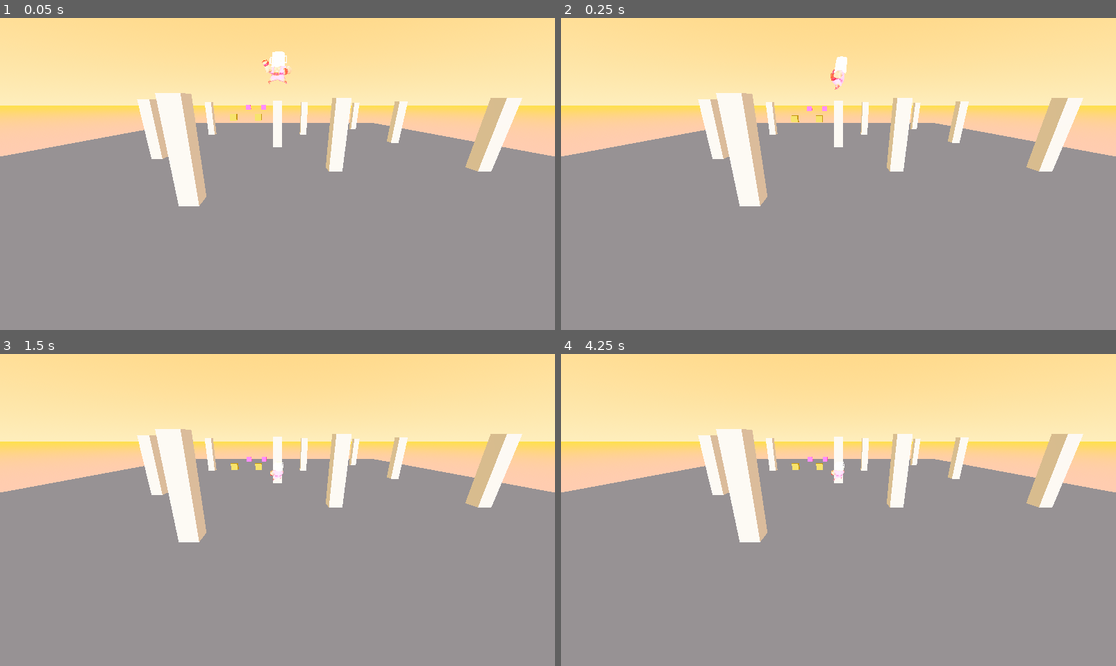
Above: before the commit, frames 1-4 (two rows, left to right).
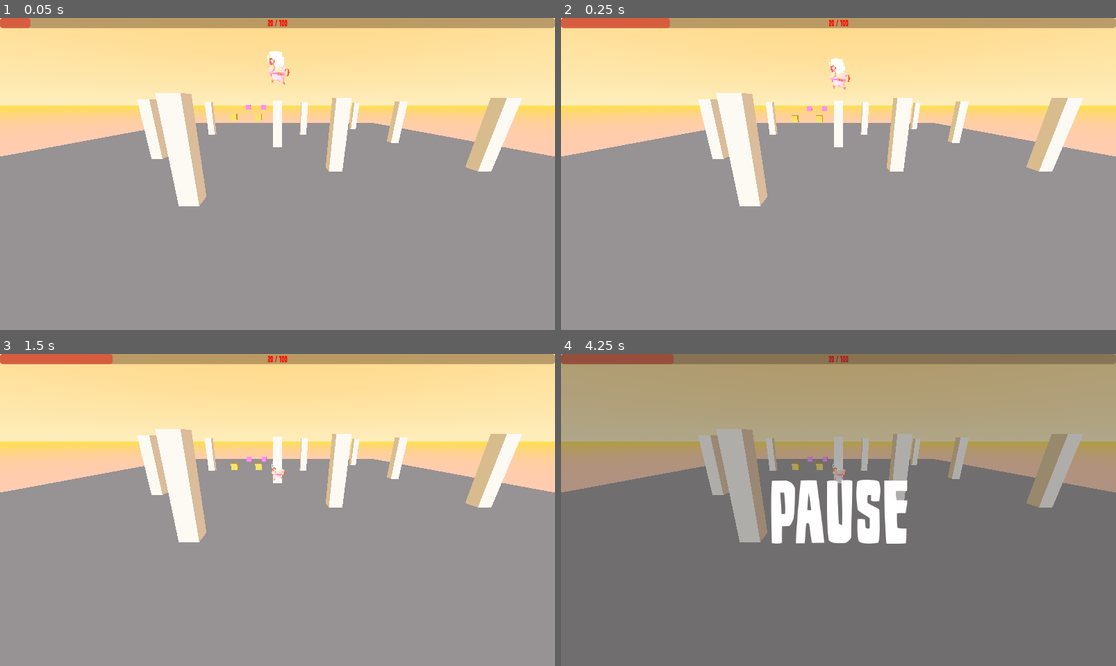
Above: after the commit, the same moments.

Repository: otsuki1153/Game-Jam-Base
Game: Godot game, scene res://Level Scenes/main.tscn
The game is run twice, just before and just after one commit, with the same random seed, the same clock (stepped at 60 frames per second) and the same inputs.
Inputs:
- Up to frame 1 (0.05 s): no input
- Up to frame 2 (0.25 s): no input
- Up to frame 3 (1.5 s): tap A (A) at 0.6 s; tap D (D) at 0.8, 1.35 s
- Up to frame 4 (4.25 s): tap S (S) at 1.55, 2.1 s; tap Enter at 2, 3.5 s; tap W (W) at 2.3, 2.85 s; tap Space (Espaco) at 2.75 s; tap A (A) at 3.05, 3.6 s; tap D (D) at 3.8 s; tap Escape (ESC) at 4.15 s

The runs differ from the first frame. In frame 1, 3.5% of the frame differs, in the area x 0-100%, y 0-22%; in frame 2, 3.5%; in frame 3, 3.4%; in frame 4, 100%, in the area x 0-100%, y 0-100%.

Commit message:
add health manager

Diff:
--- a/treino-de-2.5-3d/Characters Scenes/Enemy.gd
+++ b/treino-de-2.5-3d/Characters Scenes/Enemy.gd
@@ -1,129 +1,148 @@
 extends CharacterBody3D
 
-#---------------------------------------  atributos ---------------------------------------
+@export_group("Stats")
+@export var max_health: float = 100.0
+@export var base_attack: float = 10.0
+@export var speed: float = 5.0
+@export var acceleration: float = 20.0
+@export var rotation_speed: float = 10.0
 
-@export var speed: float
-@export var gravity: float = 10
-@export var friction: float
-@export var acceleration: float = 10
-@export var max_health: float
-@export var base_attack: float
+@export_group("Physics")
+@export var gravity: float = 9.8
+@export var knockback_friction: float = 2.0
 
-var current_health : float
-var can_attack: bool = false
-var attack_count : int = 0
-var attack_delay : float
-var attacked: bool = false
-var now_attack: bool = false
-
-
-@onready var player: CharacterBody3D = $"../Player"
+# Referencias
+var player: Node3D = null
 
 @onready var enemy_model : MeshInstance3D = $"Enemy base - LowPolly - Animacoes/Armature/Skeleton3D/Personagem"
-
-@onready var timer: Timer = $Timer
-@onready var frente: RayCast3D = $RayCast3D
+@onready var attack_timer: Timer = $Timer
+@onready var raycast_frente: RayCast3D = $RayCast3D
 @onready var attack_range: Area3D = $AttackRange
 
+# --- Estados ---
+enum State { IDLE, CHASE, ATTACK, HURT }
+var current_state: State = State.IDLE
 
-var direction: Vector3 = Vector3.ZERO
+var current_health: float
 
 func _ready() -> void:
 	add_to_group("enemy")
-	can_attack = false
 	current_health = max_health
 
+	# Buscamos al player de forma segura por grupo
+	if not player:
+		player = get_tree().get_first_node_in_group("player")
 
 func _physics_process(delta: float) -> void:
-	gravidade(delta)
-	movement(delta)
-	attack(base_attack)
+	apply_gravity(delta)
+
+	match current_state:
+		State.IDLE:
+			logic_idle(delta)
+		State.CHASE:
+			logic_chase(delta)
+		State.ATTACK:
+			logic_attack(delta)
+		State.HURT:
+			logic_hurt(delta)
+
 	move_and_slide()
 
-func gravidade (delta):
-	if not is_on_floor():
-		velocity.y -= gravity * delta
-	else:
-		velocity.y = 0
+# ---------------- LÓGICA DE ESTADOS ----------------
 
+func logic_idle(_delta):
+	velocity.x = move_toward(velocity.x, 0, acceleration * _delta)
+	velocity.z = move_toward(velocity.z, 0, acceleration * _delta)
+
+	if is_instance_valid(player):
+		current_state = State.CHASE
+
+func logic_chase(delta):
+	if not is_instance_valid(player):
+		current_state = State.IDLE
+		return
+
+	var direction = (player.global_position - global_position).normalized()
+	direction.y = 0
+
+	velocity.x = move_toward(velocity.x, direction.x * speed, acceleration * delta)
+	velocity.z = move_toward(velocity.z, direction.z * speed, acceleration * delta)
+
+	rotation_face_target(player.global_position, delta)
+
+	# Si estamos cerca y podemos atacar
+	if global_position.distance_to(player.global_position) < 2.0 and attack_timer.is_stopped():
+		start_attack()
+
+func logic_attack(_delta):
+	velocity.x = move_toward(velocity.x, 0, acceleration * _delta)
+	velocity.z = move_toward(velocity.z, 0, acceleration * _delta)
+
+func logic_hurt(delta):
+	velocity.x = move_toward(velocity.x, 0, knockback_friction * delta)
+	velocity.z = move_toward(velocity.z, 0, knockback_friction * delta)
+
+# ---------------- ACCIONES ----------------
+
+func start_attack():
+	if current_state == State.HURT: return
+
+	current_state = State.ATTACK
+
+	# Anticipación del ataque
+	await get_tree().create_timer(0.3).timeout
+
+	if is_instance_valid(player) and raycast_frente.is_colliding():
+		var collider = raycast_frente.get_collider()
+		if collider == player:
+			print("¡Toma na boca!")
+			if collider.has_method("health_update"):
+				collider.health_update(base_attack)
+
+	attack_timer.start(2.0)
+
+	if current_state == State.ATTACK:
+		current_state = State.CHASE
+
+func apply_Impact(dir: Vector3, force: float, is_critic: bool):
+	current_state = State.HURT
+
+	velocity = dir * force
+	velocity.y = 4.0 if is_critic else 1.0
+
+	var stun_time = 1.0 if is_critic else 0.3
+	await get_tree().create_timer(stun_time).timeout
+
+	if current_health > 0:
+		current_state = State.CHASE
+
+# Función útil para Powerups o efectos visuales de daño
 func apply_texture(new_texture: Texture2D):
 	if enemy_model:
 		var new_material = StandardMaterial3D.new()
 		new_material.albedo_texture = new_texture
 		enemy_model.material_override = new_material
 	else:
-		print("Erro: enemy_model não encontrado!")
+		print("Error: enemy_model no encontrado")
+
+func apply_gravity(delta):
+	if not is_on_floor():
+		velocity.y -= gravity * delta
+	elif velocity.y < 0:
+		velocity.y = -0.1
+
+func rotation_face_target(target_pos: Vector3, delta: float):
+	var target_flat = Vector3(target_pos.x, global_position.y, target_pos.z)
+	if global_position.distance_to(target_flat) > 0.1:
+		var new_transform = transform.looking_at(target_flat, Vector3.UP)
+		transform = transform.interpolate_with(new_transform, rotation_speed * delta)
+
+# ---------------- SEÑALES ----------------
 
 func _on_area_3d_body_entered(body: Node3D) -> void:
-	if body.is_in_group("player"):
-		print("player entrou")
-		can_attack = true
-
-
-func _on_area_3d_body_exited(body: Node3D) -> void:
-	if body.is_in_group("player"):
-		print("player saiu")
-		can_attack = false
-
-func attack(amount):
-	if now_attack and can_attack:
-		print("toma na boca!!!")
-		player.health_update(base_attack)
-		timer.start(3.0)
-		can_attack = false
-
-
-
-func movement(delta):
-	if not player:
-		return
-
-	else:
-		persecution(delta)
-
-func persecution(delta):
-	var target : Vector3 = (player.global_position -  self.global_position).normalized()
-	var angle_target = atan2(target.x , target.z)
-
-	if !attacked:
-		target.y = 0.0
-		velocity.x = move_toward(velocity.x, (target.x * speed), acceleration * delta)
-		velocity.z = move_toward(velocity.z, (target.z * speed), acceleration * delta)
-		self.rotation.y = lerp_angle(rotation.y, angle_target,5.0 * delta)
-	else:
-		velocity.x = 0.0
-		velocity.z = 0.0
-
-
-func apply_Impact(dir: Vector3, force: float, critic: bool):
-	set_collision_mask_value(2, false)
-	await get_tree().create_timer(0.15).timeout
-	set_collision_mask_value(2, true)
-
-	if critic:
-		velocity = dir * force
-		velocity.y = 2.0
-		await get_tree().create_timer(1.0).timeout
-		attacked = true
-		await get_tree().create_timer(3.0).timeout
-		attacked = false
-	else:
-		attacked = false
-		velocity = dir * force
-		velocity.y = 0.0
-
-
-
+	if body == player and attack_timer.is_stopped():
+		start_attack()
 
 func _on_timer_timeout() -> void:
-	can_attack = !can_attack
-
-
-func _on_hit_body_entered(body: Node3D) -> void:
-	if body.is_in_group("player"):
-		now_attack = true
-
-
-func _on_hit_body_exited(body: Node3D) -> void:
-	if body.is_in_group("player"):
-		now_attack = false
+	# El timer ahora solo sirve para el cooldown
+	pass
--- a/treino-de-2.5-3d/Characters Scenes/player.gd
+++ b/treino-de-2.5-3d/Characters Scenes/player.gd
@@ -1,47 +1,41 @@
 extends CharacterBody3D
 
-@export var JUMP_FORCE:float = 15.0
+@export_group("Movimiento")
+@export var JUMP_FORCE: float = 15.0
 @export var SPEED: float = 4.0
 @export var acceleration: float = 14.0
 @export var friction: float = 100.0
-@export var Gravidade: float = 24.0
+@export var gravity_force: float = 24.0
 
-@export var enemy: CharacterBody3D
+@export_group("Combate")
+@export var base_attack: float = 1.0
+@export var push_intensity: float = 10.0
 
-@export var max_health: float = 10.0
-@export var current_health: float = 10.0
+# Contadores de combo
+var combo_punch_count: int = 0
+var combo_kick_count: int = 0
+var is_critical_ready: bool = false
 
-@export var base_attack:float = 1.0
-
+# Nodos
 @onready var body: Node3D = $"Chalu - LowPolly - Animacoes"
 @onready var player_anim: AnimationPlayer = $"Chalu - LowPolly - Animacoes/AnimationPlayer"
-
 @onready var hit_collision_pivot: Node3D = $HitCollisionPivot
 @onready var hit_range: Area3D = $HitCollisionPivot/HitRange
 
-@onready var hit_collision: CollisionShape3D = $HitCollisionPivot/HitRange/HitCollision
-@onready var critical_colision: CollisionShape3D = $HitCollisionPivot/HitRange/CriticalColision
-
-var counter_combo_punch: int = 0
-var counter_combo_kick: int = 0
-var critical_damage: bool = false
-
-var enemy_attacked: CharacterBody3D
-var push_intensity: float = 10.0
+# Variables de estado
+var enemy_attacked: CharacterBody3D = null
 var can_attack: bool = false
 var paused: bool = false
-
 var attacking: bool = false
 
 func _ready() -> void:
-	# Corregido: Referencia a player_anim para evitar confusión con el nodo Player
 	player_anim.animation_finished.connect(_on_animation_finished)
 	up_direction = Vector3.UP
 
 func _input(event: InputEvent) -> void:
-	if Input.is_action_just_pressed("ESC"): # Asegúrate que "ESC" esté definido en Input Map
+	if Input.is_action_just_pressed("ui_cancel"): # "ESC" por defecto
 		paused = !paused
-		get_tree().paused = paused # Integración con PauseManager si lo usas
+		# PauseManager.toggle_pause() # Si usas el manager global
 
 	if paused:
 		Input.set_mouse_mode(Input.MOUSE_MODE_VISIBLE)
@@ -51,66 +45,28 @@
 func _physics_process(delta: float) -> void:
 	if paused: return
 
-	attack(base_attack)
 	apply_gravity(delta)
-	movement(delta)
+	handle_movement(delta)
+	handle_attack_input()
 	move_and_slide()
+
+	# Debug de colisión de piso
+	if is_on_floor():
+		pass # print("En el piso")
 
 func apply_gravity(delta: float) -> void:
 	if not is_on_floor():
-		velocity.y -= Gravidade * delta
+		velocity.y -= gravity_force * delta
 		if !attacking:
 			player_anim.current_animation = "Armature|Pulo"
 	else:
-		# Pequeña fuerza negativa para mantener is_on_floor() activo
+		# Fuerza de presión constante para estabilizar is_on_floor()
 		if velocity.y < 0:
 			velocity.y = -0.1
 
-func attack(amount: float):
-	if enemy_attacked == null:
-		return
-
-	var dir = (enemy_attacked.global_position - global_position).normalized()
-
-	# Lógica de estados de combo
-	if counter_combo_punch == 2 or counter_combo_kick == 2:
-		critical_damage = true
-		hit_collision.disabled = true
-		critical_colision.disabled = false
-	else:
-		critical_damage = false
-		hit_collision.disabled = false
-		critical_colision.disabled = true
-
-	# Input de ataque
-	if Input.is_action_just_pressed("K(Soco)") or Input.is_action_just_pressed("L(Chute)"):
-		var is_punch = Input.is_action_just_pressed("K(Soco)")
-		attacking = true
-		player_anim.speed_scale = 4.0
-
-		if is_punch:
-			player_anim.current_animation = "Armature|SocoForte" if critical_damage else "Armature|SocoFraco"
-		else:
-			player_anim.current_animation = "Armature|ChuteForte" if critical_damage else "Armature|ChuteFraco"
-
-		if can_attack:
-			if critical_damage:
-				var enemies = hit_range.get_overlapping_bodies()
-				for e in enemies:
-					if e.is_in_group("enemy") and e.has_method("apply_Impact"):
-						var crit_dir = dir
-						crit_dir.y = 2.0
-						e.apply_Impact(crit_dir, push_intensity * 2.0, true)
-				counter_combo_punch = 0
-				counter_combo_kick = 0
-			else:
-				enemy_attacked.apply_Impact(dir, push_intensity, false)
-				if is_punch: counter_combo_punch += 1
-				else: counter_combo_kick += 1
-
-func movement(delta: float) -> void:
-	var inputDir = Input.get_vector("A", "D", "W", "S")
-	var direction = Vector3(inputDir.x, 0, inputDir.y).normalized()
+func handle_movement(delta: float) -> void:
+	var input_dir = Input.get_vector("A", "D", "W", "S")
+	var direction = Vector3(input_dir.x, 0, input_dir.y).normalized()
 
 	if is_on_floor() and Input.is_action_just_pressed("Espaco"):
 		velocity.y = JUMP_FORCE
@@ -125,30 +81,71 @@
 		var target_angle = atan2(direction.x, direction.z)
 		body.rotation.y = lerp_angle(body.rotation.y, target_angle, 10.0 * delta)
 
-		# Hacemos que el pivot de ataque mire hacia donde nos movemos
+		# El pivot de ataque sigue la dirección del movimiento
 		var look_target = global_position + direction
 		hit_collision_pivot.look_at(look_target, Vector3.UP)
 	else:
 		if !attacking and is_on_floor():
-			player_anim.speed_scale = 1.0 # Idle usualmente es lento
+			player_anim.speed_scale = 1.0
 			player_anim.current_animation = "Armature|Idle"
 
 		velocity.x = move_toward(velocity.x, 0, friction * delta)
 		velocity.z = move_toward(velocity.z, 0, friction * delta)
 
-func _on_hit_range_body_entered(body_node: Node3D) -> void:
-	if body_node.is_in_group("enemy"):
-		enemy_attacked = body_node
-		can_attack = true
+func handle_attack_input():
+	if Input.is_action_just_pressed("K(Soco)"):
+		perform_attack("punch")
+	elif Input.is_action_just_pressed("L(Chute)"):
+		perform_attack("kick")
 
-func _on_hit_range_body_exited(body_node: Node3D) -> void:
-	if body_node == enemy_attacked:
-		enemy_attacked = null
-		can_attack = false
+func perform_attack(type: String):
+	attacking = true
+	player_anim.speed_scale = 4.0
+
+	is_critical_ready = check_critical_state(type)
+
+	# Animación según el tipo
+	if type == "punch":
+		player_anim.current_animation = "Armature|SocoForte" if is_critical_ready else "Armature|SocoFraco"
+	else:
+		player_anim.current_animation = "Armature|ChuteForte" if is_critical_ready else "Armature|ChuteFraco"
+
+	# Detección de daño
+	var enemies = hit_range.get_overlapping_bodies()
+	for enemy in enemies:
+		if enemy.is_in_group("enemy") and enemy.has_method("apply_Impact"):
+			var impact_dir = (enemy.global_position - global_position).normalized()
+
+			if is_critical_ready:
+				impact_dir.y = 1.5
+				enemy.apply_Impact(impact_dir, push_intensity * 2.0, true)
+			else:
+				impact_dir.y = 0.5
+				enemy.apply_Impact(impact_dir, push_intensity, false)
+
+	update_combo_counters(type, is_critical_ready)
+
+func check_critical_state(type: String) -> bool:
+	if type == "punch" and combo_punch_count >= 2: return true
+	if type == "kick" and combo_kick_count >= 2: return true
+	return false
+
+func update_combo_counters(type: String, was_critical: bool):
+	if was_critical:
+		combo_punch_count = 0
+		combo_kick_count = 0
+	else:
+		if type == "punch":
+			combo_punch_count += 1
+			combo_kick_count = 0
+		else:
+			combo_kick_count += 1
+			combo_punch_count = 0
 
 func health_update(amount):
-	current_health -= amount
+	PlayerManager.health_update(amount)
 	player_anim.current_animation = "Armature|Dano"
+	attacking = true # Bloquea movimiento mientras recibe daño
 
 func _on_animation_finished(anim_name: String):
 	if "Soco" in anim_name or "Chute" in anim_name or "Dano" in anim_name:
--- a/treino-de-2.5-3d/Characters Scenes/player.tscn
+++ b/treino-de-2.5-3d/Characters Scenes/player.tscn
@@ -4,6 +4,7 @@
 [ext_resource type="PackedScene" uid="uid://dags8dvgp44h4" path="res://Characters Models/Chalu/chalu___low_polly___animacoes.tscn" id="2_k6te6"]
 
 [sub_resource type="CapsuleShape3D" id="CapsuleShape3D_k6te6"]
+radius = 0.6660156
 
 [sub_resource type="BoxShape3D" id="BoxShape3D_k6te6"]
 
@@ -11,15 +12,14 @@
 radius = 1.9755859
 
 [node name="Player" type="CharacterBody3D" unique_id=249294880 groups=["player"]]
-collision_layer = 7
-collision_mask = 0
+collision_layer = 2
 script = ExtResource("1_365mm")
 
 [node name="Chalu - LowPolly - Animacoes" parent="." unique_id=734700064 instance=ExtResource("2_k6te6")]
 transform = Transform3D(0.1, 0, 0, 0, 0.1, 0, 0, 0, 0.1, 0, 0, 0)
 
 [node name="CollisionShape3D" type="CollisionShape3D" parent="." unique_id=1370681163]
-transform = Transform3D(1, 0, 0, 0, 1, 0, 0, 0, 1, 0, 0.34, 0)
+transform = Transform3D(1, 0, 0, 0, 1, 0, 0, 0, 1, 0, 1.0150199, 0)
 shape = SubResource("CapsuleShape3D_k6te6")
 
 [node name="HitCollisionPivot" type="Node3D" parent="." unique_id=2137595604]
--- a/treino-de-2.5-3d/Level Scenes/main.tscn
+++ b/treino-de-2.5-3d/Level Scenes/main.tscn
@@ -34,14 +34,12 @@
 [node name="DirectionalLight3D" type="DirectionalLight3D" parent="." unique_id=822520229]
 transform = Transform3D(1, 0, 0, 0, 1, 0, 0, 0, 1, 0, 8.602982, 4.625786)
 
-[node name="Player" parent="." unique_id=249294880 node_paths=PackedStringArray("enemy") instance=ExtResource("1_8pmea")]
+[node name="Player" parent="." unique_id=249294880 instance=ExtResource("1_8pmea")]
 transform = Transform3D(1, 0, 0, 0, 1, 0, 0, 0, 1, 0, 1.194841, 0)
-collision_layer = 2
 collision_mask = 5
 up_direction = Vector3(0, 0, 1)
 SPEED = 50.0
 friction = 15.0
-enemy = NodePath("../Enemy")
 
 [node name="Enemy" parent="." unique_id=499718888 instance=ExtResource("2_8c7bq")]
 transform = Transform3D(1, 0, 0, 0, 1, 0, 0, 0, 1, 0, 6.914803, 12.688668)
--- /dev/null
+++ b/treino-de-2.5-3d/health_manager.gd
@@ -0,0 +1,15 @@
+extends Node
+
+signal health_changed(current, max_val)
+
+var max_health: float = 100.0
+var current_health: float = 100.0
+
+func health_update(amount: float):
+	current_health -= amount
+	current_health = clamp(current_health, 0, max_health)
+
+	health_changed.emit(current_health, max_health)
+
+	if current_health <= 0:
+		print("player morto")
--- a/treino-de-2.5-3d/pause_manager.gd
+++ b/treino-de-2.5-3d/pause_manager.gd
@@ -10,19 +10,23 @@
 func _ready() -> void:
 	print("DEBUG: PauseManager está listo (Ready).")
 	process_mode = Node.PROCESS_MODE_ALWAYS
+	Input.set_mouse_mode(Input.MOUSE_MODE_CAPTURED)
+
 
 func _unhandled_input(event: InputEvent) -> void:
 	if event.is_action_pressed(pause_input_action):
 		toggle_pause()
 
 func toggle_pause() -> void:
-	# Invertimos el estado actual
-	var new_state = not get_tree().paused
+	get_tree().paused = !get_tree().paused
 
-	# Aplicamos el cambio al árbol entero
-	get_tree().paused = new_state
+	var is_paused = get_tree().paused
 
-	# Emitimos la señal para que la UI (el Hub) se entere
-	game_paused.emit(new_state)
+	game_paused.emit(is_paused)
 
-	print("Juego pausado: ", new_state)
+	if is_paused:
+		Input.set_mouse_mode(Input.MOUSE_MODE_VISIBLE)
+		print("Pausa: Mouse Visible")
+	else:
+		Input.set_mouse_mode(Input.MOUSE_MODE_CAPTURED)
+		print("Juego: Mouse Capturado")
--- a/treino-de-2.5-3d/project.godot
+++ b/treino-de-2.5-3d/project.godot
@@ -21,6 +21,7 @@
 PlayerManager="*uid://btkij8ya6gte4"
 PowerUpManager="*uid://bynvxw4a4b07u"
 PauseManager="*uid://u2liq4v3x7f7"
+HealthManager="*uid://bprgkart4ryj6"
 
 [global_group]
 
--- a/treino-de-2.5-3d/ui/Hub.tscn
+++ b/treino-de-2.5-3d/ui/Hub.tscn
@@ -12,6 +12,28 @@
 script = ExtResource("1_ik4gp")
 inventory_item_scene = ExtResource("1_w6a6h")
 powerup_item_scene = ExtResource("3_m2mqo")
+
+[node name="LifeBar" type="ProgressBar" parent="." unique_id=24466155]
+anchors_preset = 10
+anchor_right = 1.0
+offset_bottom = 21.0
+grow_horizontal = 2
+show_percentage = false
+
+[node name="Label" type="Label" parent="LifeBar" unique_id=382989946]
+layout_mode = 1
+anchors_preset = 8
+anchor_left = 0.5
+anchor_top = 0.5
+anchor_right = 0.5
+anchor_bottom = 0.5
+offset_left = -20.0
+offset_top = -8.5
+offset_right = 20.0
+offset_bottom = 8.5
+grow_horizontal = 2
+grow_vertical = 2
+theme_override_font_sizes/font_size = 20
 
 [node name="Control" type="HBoxContainer" parent="." unique_id=1879456843]
 anchors_preset = 12
--- a/treino-de-2.5-3d/ui/hub.gd
+++ b/treino-de-2.5-3d/ui/hub.gd
@@ -4,12 +4,18 @@
 @export var powerup_item_scene: PackedScene
 @onready var items_container: HBoxContainer = $Control/ItemsContainer
 @onready var power_up_container: HBoxContainer = $Control/PowerUpContainer
+@onready var life_bar: ProgressBar = $LifeBar
+@onready var health_label: Label = $LifeBar/Label
+
 var active_powerup_ui = {}
 
 func _ready() -> void:
 	PlayerManager.item_added.connect(add_item)
 	PowerUpManager.power_up_added.connect(add_powerup_ui)
 	PowerUpManager.power_up_removed.connect(remove_powerup_ui)
+
+	HealthManager.health_changed.connect(update_health_ui)
+	update_health_ui(HealthManager.current_health, HealthManager.max_health)
 
 
 func add_item(item: PlayerManager.Items):
@@ -40,3 +46,17 @@
 	powerup_node.queue_free()
 
 	active_powerup_ui.erase(type)
+
+func update_health_ui(current: float, max_val: float):
+	current -= 80
+	life_bar.max_value = max_val
+
+	var tween = create_tween()
+	tween.tween_property(life_bar, "value", current, 0.3).set_trans(Tween.TRANS_SINE).set_ease(Tween.EASE_OUT)
+
+	health_label.text = str(int(current)) + " / " + str(int(max_val))
+
+	if current < max_val * 0.25:
+		life_bar.modulate = Color.RED
+	else:
+		life_bar.modulate = Color.GREEN
Not shown, added: treino-de-2.5-3d/health_manager.gd.uid
